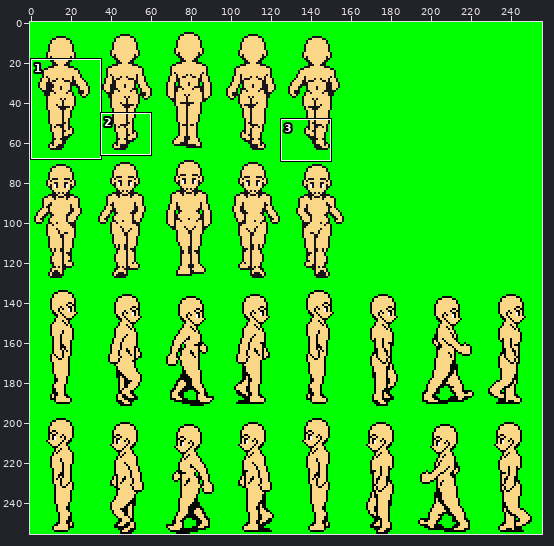
Sprite sheet, stored at res/player_sprite_sheet.png. The first picture is a wide view before the edit; the outline marks the close-up.
Close-up. Old version:
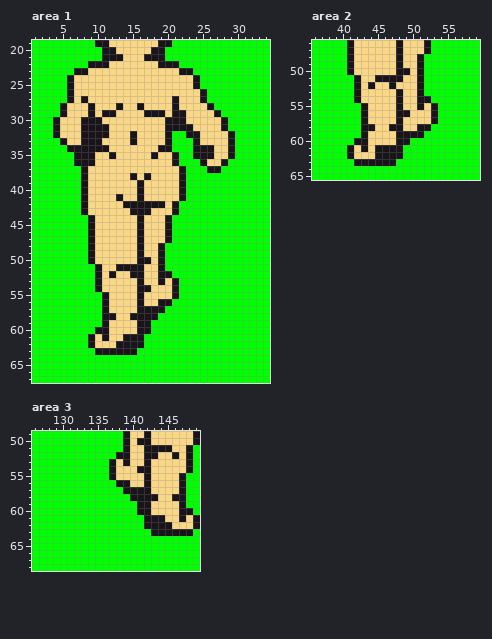
The file is 256x256 pixels. Shown: area 1: x 1..34, y 19..67; area 2: x 36..59, y 46..65; area 3: x 126..149, y 49..68. The commit also changed other parts of the picture, which this record leaves out.
New version:
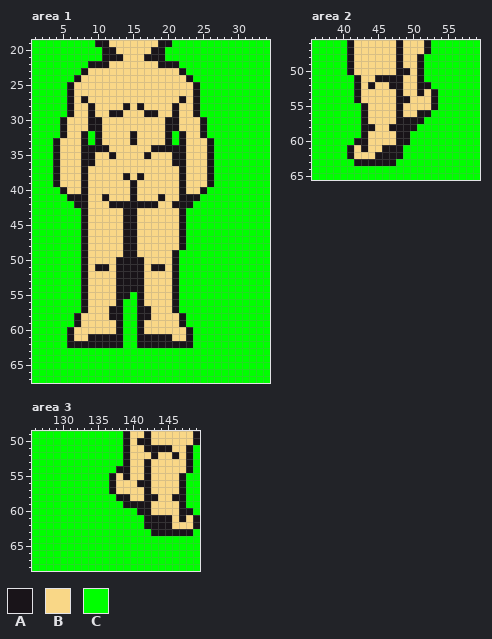
Palette (. is transparent): A #191419  B #f9d787  C #00ff00
The edit:
Changed rows in their new state; - is an unchanged pixel.
Area 1:
first column x 4:
23 ---C---------------C------
24 --CA---------------AC-----
26 --------------------AC----
27 -----------------BA-AC----
28 -CA------BA---------ACC---
29 -CA----B-A-----B--B-ACCC--
30 CA--B-------------B--ACCC-
31 CA--B--B----------BB-ACCC-
32 CA---C-B----------ABBACCCC
33 AB---C------------ABB-ACCC
34 ABBB----------A--AABBB-CCC
35 ABBB---------AB---ABBB-CCC
36 ABBB--------------ABBBACC-
37 ABBB---------------BBB-C--
38 ABBB------ABAB-----BBBA---
39 ABBB-------AB------BBBA---
40 -ABB-------AB------BBA----
41 --AA---A-B-AB--A---AA-----
42 ---A----AA-----B--AA------
43 ----------A-BB---BA-------
44 ----AB----AAB---BBA-------
45 ----AB----AAB---BBA-------
46 ----AB----AAB---BBA-------
47 ----AB----AAB---BBA-------
48 ----AB----AAB--BBBA-------
49 ----AB----AAB--BBA--------
50 ----AB---AAA-B-BBA--------
51 ----AB-A------A-BA--------
52 ----ABB-BAA----BBA--------
53 ----ABB--AAA---B----------
54 ----ABB--AAA-B------------
55 ----ABBB-AAC--------------
56 ----ABBB-ACC---BBA--------
57 ----ABBBAACC--BBBA--------
58 ---ABBBB-ACC--BBBBA-------
59 ---ABBBB-ACC-BBBBBA-------
60 --ABBBBB-ACC-BBBBBBA------
61 --ABB-A-AACC-AAAABBA------
62 --AAA-AAA-CC-AAAAAAA------
63 ------CCCCCC--------------
Area 2:
first column x 45:
52 ---A---A-
53 -------BA
54 ----A-BBA
55 ------B--
56 ----B-AAC
57 ----AAACC
58 ----AACC-
59 -----CC--
61 B--------
Area 3:
first column x 137:
52 -C---B---
53 CC-------
54 CAA-B----
55 --A------
56 ABB-A----
57 ABBBB----
58 -AABB----
59 --AA-----
61 --------A
